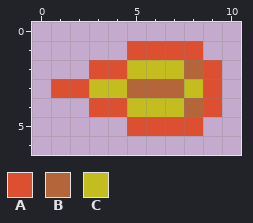
Pixel-art file: aseprite_files/FireProjectile.aseprite. The picture above is the old version.
64x64 pixels, 1 frame. The old version is drawn lined up with the new one, on the new canvas.
Palette (. is transparent): A #dc5031  B #b46539  C #c4bd20
Pixels before, first column x 1:
1 ....AAAA.
2 ..AACCCBA
3 AACCBBBCA
4 ..AACCCBA
5 ....AAAA.
And afterwards:
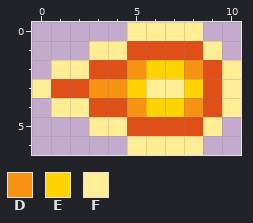
Colours new in this view: D #f79213  E #ffd300  F #ffed95
Diff:
canvas 64x64 -> 11x7, the old top-left corner now at -24,-36 (the part of the old canvas that was cut away was empty and is not shown)
Colour A changes from #dc5031 to #df4f18.
Colour D replaces colour B in row 2 at x 8; in row 4 at x 8.
Colour D replaces colour C in row 2 at x 5; in row 3 at x 3 to 4; in row 4 at x 5.
Colour E replaces colour B in row 3 at x 5.
Colour E replaces colour C in row 2 at x 6 to 7; in row 3 at x 8; in row 4 at x 6 to 7.
Colour F is added in row 0 at x 5 to 8; in row 1 at x 3 to 4 and 9; in row 2 at x 1 to 2 and 10; in row 3 at x 0 and 10; in row 4 at x 1 to 2 and 10; in row 5 at x 3 to 4 and 9.
Colour F is added in row 6 at x 5 to 8.
Colour F replaces colour B in row 3 at x 6 to 7.
Changed places in both pictures, as pixel boxes (x1, y1, x2, y2):
changed: (32, 22, 241, 155)
